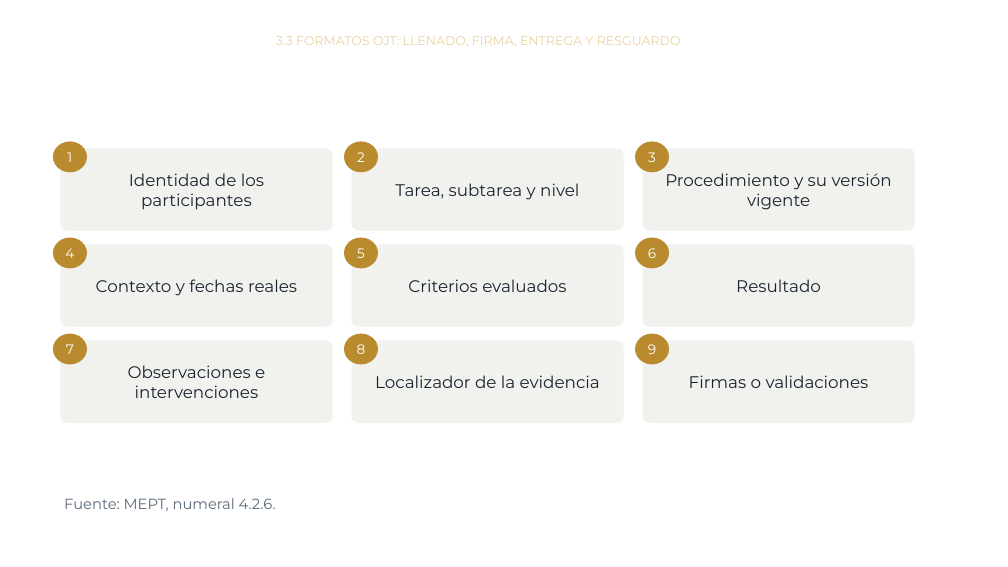
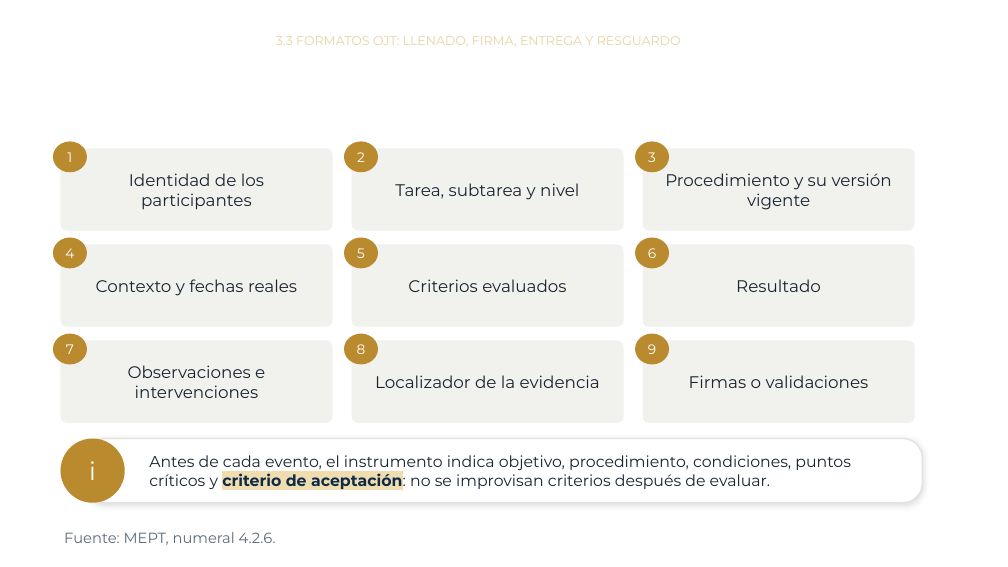
Before and after one commit to jmfigueroah01-creator/Curso-MEPT-OJT, a slide deck: slide 13 of modulo3.pptx (slide 9 before the commit). Drawn at 1008x567 pixels with LibreOffice and Linux fonts; fonts in the diff are those of the drawing; background and template pictures are left out. Boxes give left, top, right and bottom in pixels: in the first picture for what was removed or moved away, otherwise in the second. Text is boxed around its words. In the diff, an @@ line names an element or a change of style, - is before the commit and + after.

```diff
--- a/modulo3.pptx
+++ b/modulo3.pptx
@@ ellipse added at [60,439,125,503], fill #B98A2E, 24 pt, text #FFFFFF @@
+i
@@ rounded rectangle added at [87,439,923,503], fill #FFFFFF, outline #E4E2DA 1.25 pt, 15 pt, text #182430 @@
+Antes de cada evento, el instrumento indica objetivo, procedimiento, condiciones, puntos críticos y criterio de aceptación: no se improvisan criterios después de evaluar.
@@ text "Fuente: MEPT, numeral 4.2.6.": place and size @@
-text "Fuente: MEPT, numeral 4.2.6." at [64,498,276,511]
+text "Fuente: MEPT, numeral 4.2.6." at [64,532,276,545]
```
Also in this commit, not shown: 12 other slides changed, 11 slides added, 10 slides removed, 1 other file.
